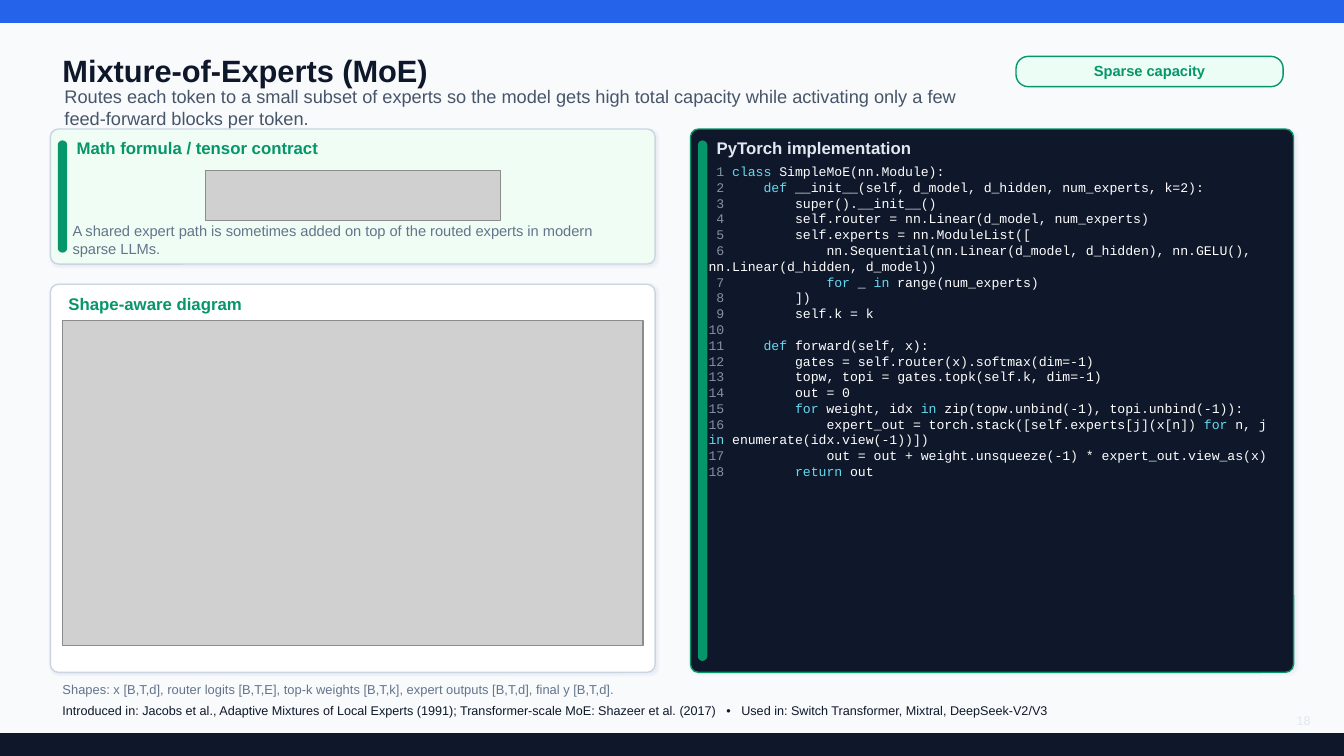
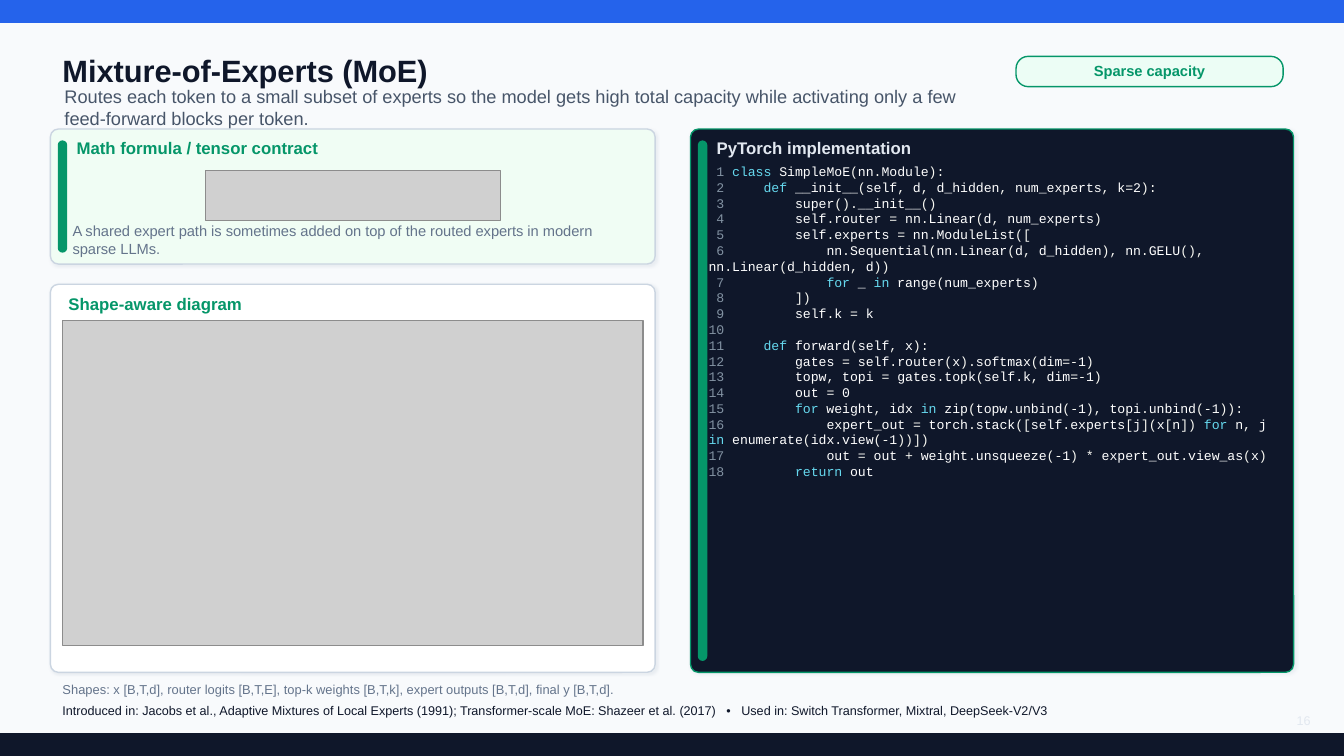
Before and after one commit to ykaitao/AI-ML-Hands-on, a slide deck: slide 16 of lecture_notes/LLMs.pptx (slide 18 before the commit). Drawn at 1344x756 pixels with LibreOffice and Linux fonts; fonts in the diff are those of the drawing; grey boxes stand for pictures. Boxes give left, top, right and bottom in pixels: in the first picture for what was removed or moved away, otherwise in the second. Text is boxed around its words. In the diff, an @@ line names an element or a change of style, - is before the commit and + after.

```diff
--- a/lecture_notes/LLMs.pptx
+++ b/lecture_notes/LLMs.pptx
@@ text at (x1=709, y1=167, x2=1267, y2=476): text changed @@
-1 class SimpleMoE(nn.Module):
-2 def __init__(self, d_model, d_hidden, num_experts, k=2):
-3 super().__init__()
-4 self.router = nn.Linear(d_model, num_experts)
-5 self.experts = nn.ModuleList([
-6 nn.Sequential(nn.Linear(d_model, d_hidden), nn.GELU(), nn.Linear(d_hidden, d_model))
-7 for _ in range(num_experts)
-8 ])
-9 self.k = k
-10
-11 def forward(self, x):
-12 gates = self.router(x).softmax(dim=-1)
-13 topw, topi = gates.topk(self.k, dim=-1)
-14 out = 0
-15 for weight, idx in zip(topw.unbind(-1), topi.unbind(-1)):
-16 expert_out = torch.stack([self.experts[j](x[n]) for n, j in enumerate(idx.view(-1))])
-17 out = out + weight.unsqueeze(-1) * expert_out.view_as(x)
-18 return out
+1 class SimpleMoE(nn.Module):
+2 def __init__(self, d, d_hidden, num_experts, k=2):
+3 super().__init__()
+4 self.router = nn.Linear(d, num_experts)
+5 self.experts = nn.ModuleList([
+6 nn.Sequential(nn.Linear(d, d_hidden), nn.GELU(), nn.Linear(d_hidden, d))
+7 for _ in range(num_experts)
+8 ])
+9 self.k = k
+10
+11 def forward(self, x):
+12 gates = self.router(x).softmax(dim=-1)
+13 topw, topi = gates.topk(self.k, dim=-1)
+14 out = 0
+15 for weight, idx in zip(topw.unbind(-1), topi.unbind(-1)):
+16 expert_out = torch.stack([self.experts[j](x[n]) for n, j in enumerate(idx.view(-1))])
+17 out = out + weight.unsqueeze(-1) * expert_out.view_as(x)
+18 return out
```
Also in this commit, not shown: 7 other slides changed, 2 slides removed, 5 other files.
